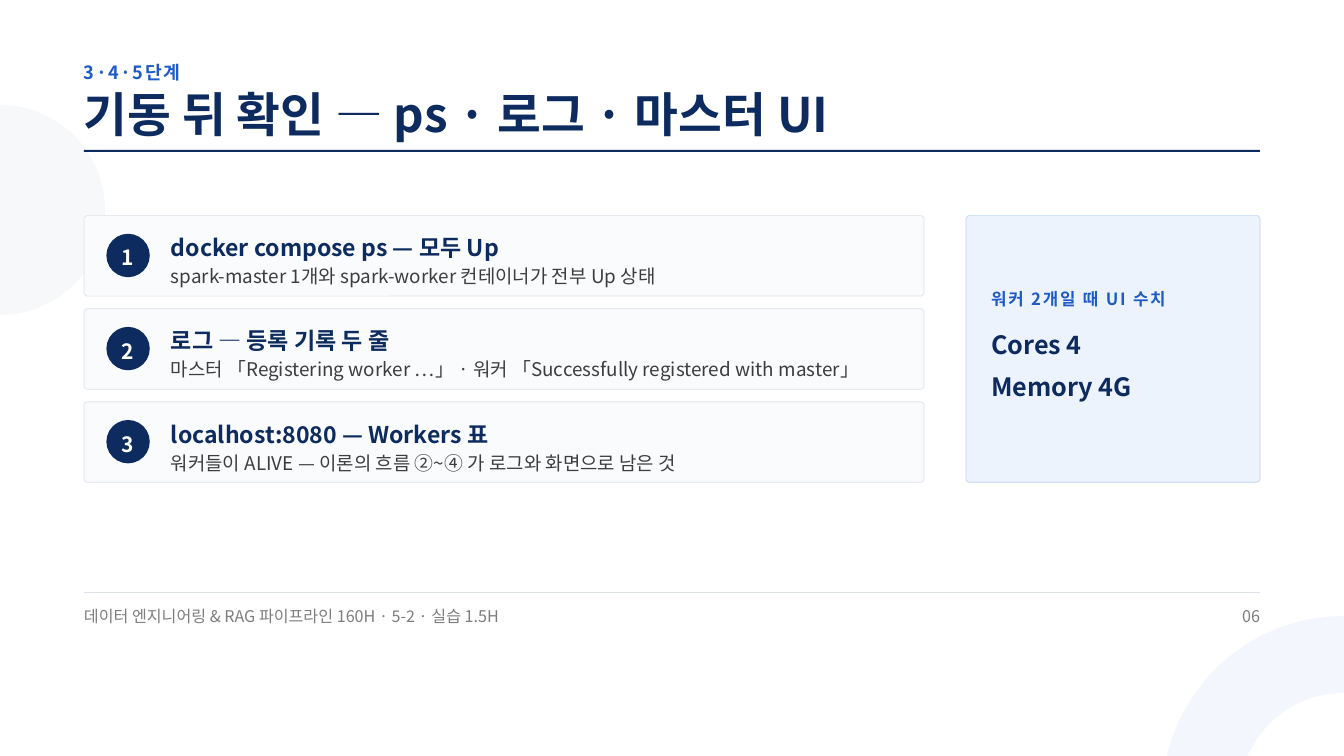
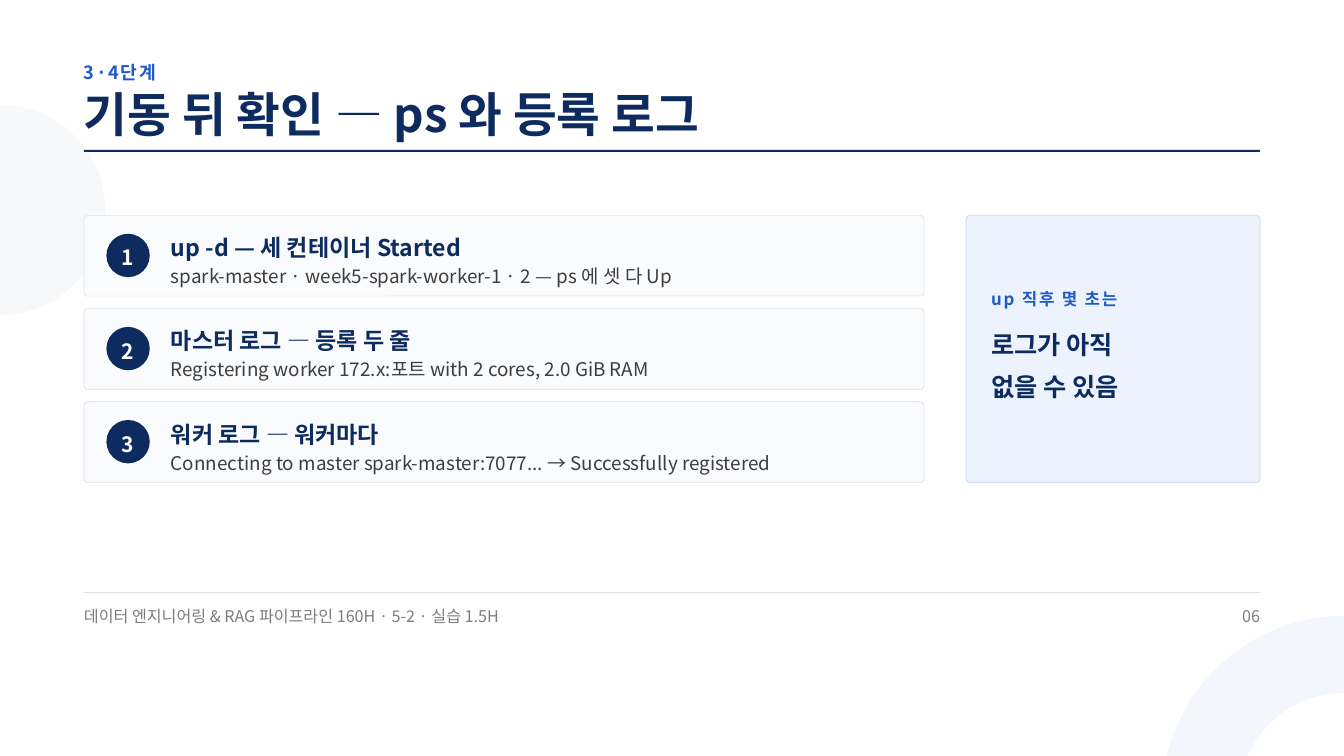
Before and after one commit to aebonlee/materials, a slide deck: slide 6 of data-eng/decks/w5d2s2.pptx. Drawn at 1344x756 pixels with LibreOffice and Linux fonts; fonts in the diff are those of the drawing. Boxes give left, top, right and bottom in pixels: in the first picture for what was removed or moved away, otherwise in the second. Text is boxed around its words. In the diff, an @@ line names an element or a change of style, - is before the commit and + after.

```diff
--- a/data-eng/decks/w5d2s2.pptx
+++ b/data-eng/decks/w5d2s2.pptx
@@ text at [84, 63, 156, 81]: text changed @@
-3·4·5단계
+3·4단계
@@ text at [84, 91, 700, 143]: text changed @@
-기동 뒤 확인 — ps · 로그 · 마스터 UI
+기동 뒤 확인 — ps 와 등록 로그
@@ text at [171, 236, 461, 261]: text changed @@
-docker compose ps — 모두 Up
+up -d — 세 컨테이너 Started
@@ text at [171, 267, 672, 288]: text changed @@
-spark-master 1개와 spark-worker 컨테이너가 전부 Up 상태
+spark-master · week5-spark-worker-1 · 2 — ps 에 셋 다 Up
@@ text at [991, 291, 1118, 309]: text changed @@
-워커 2개일 때 UI 수치
+up 직후 몇 초는
@@ text at [171, 329, 411, 351]: text changed @@
-로그 — 등록 기록 두 줄
+마스터 로그 — 등록 두 줄
@@ text at [991, 333, 1118, 399]: text changed @@
-Cores 4
-Memory 4G
+로그가 아직
+없을 수 있음
@@ text at [171, 361, 649, 381]: text changed @@
-마스터 「Registering worker …」 · 워커 「Successfully registered with master」
+Registering worker 172.x:포트 with 2 cores, 2.0 GiB RAM
@@ text at [171, 423, 379, 445]: text changed @@
-localhost:8080 — Workers 표
+워커 로그 — 워커마다
@@ text at [171, 455, 770, 475]: text changed @@
-워커들이 ALIVE — 이론의 흐름 ②~④ 가 로그와 화면으로 남은 것
+Connecting to master spark-master:7077... → Successfully registered
```
Also in this commit, not shown: 9 other slides changed, 11 other files.
